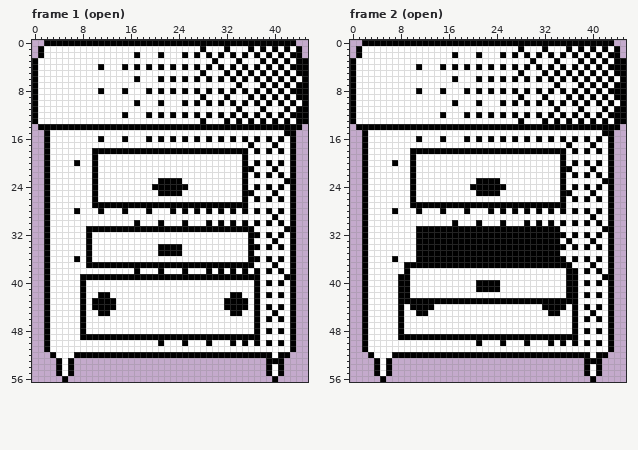
One commit to this pixel-art file: Props/Dresser/dresser.aseprite. Above, as it was before the edit.
46x57 pixels, 2 frames. Shown: frame 1 (open), frame 2 (open).
After:
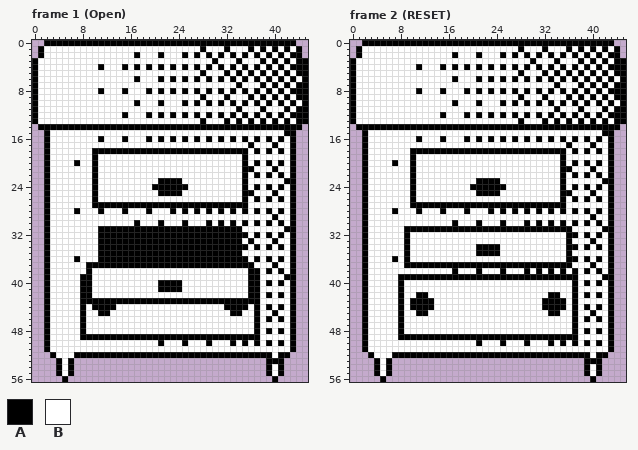
Palette (. is transparent): A #000000  B #ffffff
Log entry: feat(Dresser): add dresser interaction and animation functionality
What changed:
Frame 1 (Open), layer "drawers":
The author changed colour B to colour A in row 32 at x 11 to 35; in row 33 at x 11 to 34; in row 34 at x 11 to 20 and 25 to 35; in row 35 at x 11 to 20 and 25 to 34; in row 36 at x 11 to 35; in row 38 at x 9 and 36.
The author changed colour B to colour A in rows 40 to 41 at x 9, 21 to 24 and 36; in row 42 at x 9 and 36; in row 43 at x 9, 14 to 31 and 36.
The author changed colour A to colour B in row 31 at x 9 to 10 and 35 to 36; in row 32 at x 9 and 36; in row 33 at x 9; in rows 34 to 36 at x 9 and 36; in row 38 at x 17, 21, 25, 29, 31, 33 and 35; in row 39 at x 10 to 35.
The author changed colour A to colour B in row 42 at x 11 to 12 and 33 to 34.
Frame 2 (RESET), layer "drawers":
The author changed colour B to colour A in row 31 at x 9 to 10 and 35 to 36; in row 32 at x 9 and 36; in row 33 at x 9; in rows 34 to 36 at x 9 and 36; in row 38 at x 17, 21, 25, 29, 31, 33 and 35; in row 39 at x 10 to 35.
The author changed colour B to colour A in row 42 at x 11 to 12 and 33 to 34.
The author changed colour A to colour B in row 32 at x 11 to 35; in row 33 at x 11 to 34; in row 34 at x 11 to 20 and 25 to 35; in row 35 at x 11 to 20 and 25 to 34; in row 36 at x 11 to 35; in row 38 at x 9 and 36.
The author changed colour A to colour B in rows 40 to 41 at x 9, 21 to 24 and 36; in row 42 at x 9 and 36; in row 43 at x 9, 14 to 31 and 36.
Pixel boxes of the changes (left, top, right, bottom) in both pictures:
changed: (86, 226, 254, 304)
changed: (404, 226, 572, 304)
